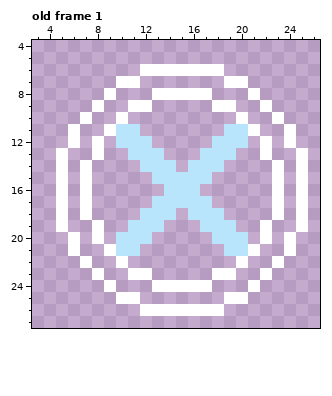
One commit to this pixel-art file: Document/UI/Button_Z_M.aseprite. The picture above is the old version.
32x32 pixels, 1 frame. Shown: old frame 1: x 3..26, y 4..27. The commit also changed other frames, which this record leaves out.
After:
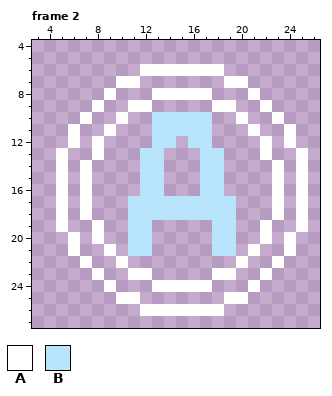
Palette (. is transparent): A #ffffff  B #b8e5fb
A new or re-ordered frame is compared with the old frame closest to it.
Diff:
frames 1 -> 3
layer "Group 2/Layer 4" added
layer "Layer 2" removed
Changed rows in their new state; - is an unchanged pixel.
Frame 2 is new; against old frame 1:
first column x 10:
10 ---BBBBB---
11 ..-BBBBB-..
12 ...BB-BB...
13 -.-------.-
14 ----.-.----
15 --B-...-B--
16 --BB...BB--
17 -BB-----BB-
18 -B---B---B-
19 ---.---.---
20 .---------.
21 .-B-----B-.
